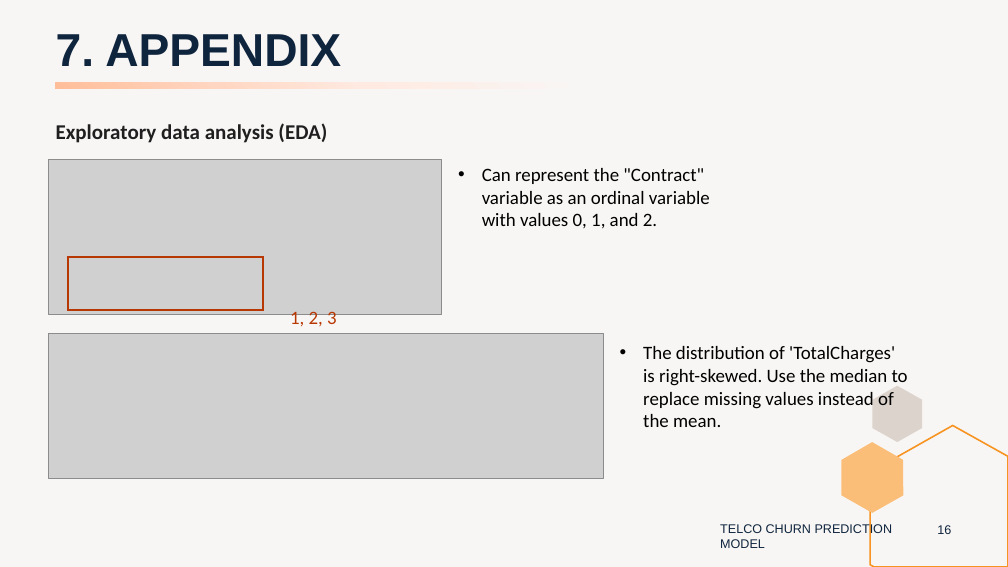
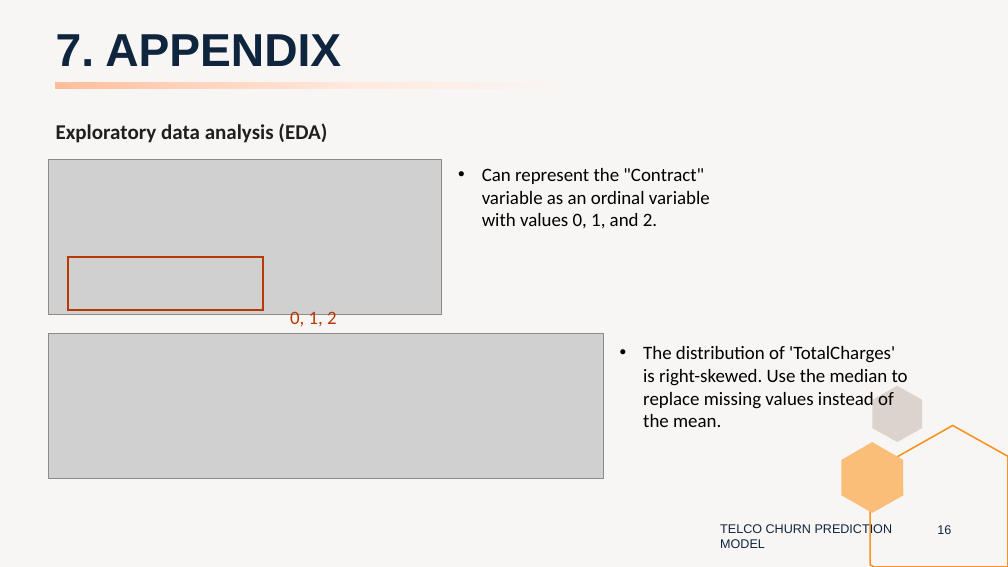
Before and after one commit to peerapat-t/telco_churn_prediction_model, a slide deck: slide 16 of Telco churn prediction model presentation.pptx. Drawn at 1008x567 pixels with LibreOffice and Linux fonts; fonts in the diff are those of the drawing; grey boxes stand for pictures. Boxes give left, top, right and bottom in pixels: in the first picture for what was removed or moved away, otherwise in the second. Text is boxed around its words. In the diff, an @@ line names an element or a change of style, - is before the commit and + after.

Commit message:
Add files via upload
edit some mistake on presentation

```diff
--- a/Telco churn prediction model presentation.pptx
+++ b/Telco churn prediction model presentation.pptx
@@ text at (290,311,337,326): text changed @@
-1, 2, 3
+0, 1, 2
```
Also in this commit, not shown: 1 other file.
